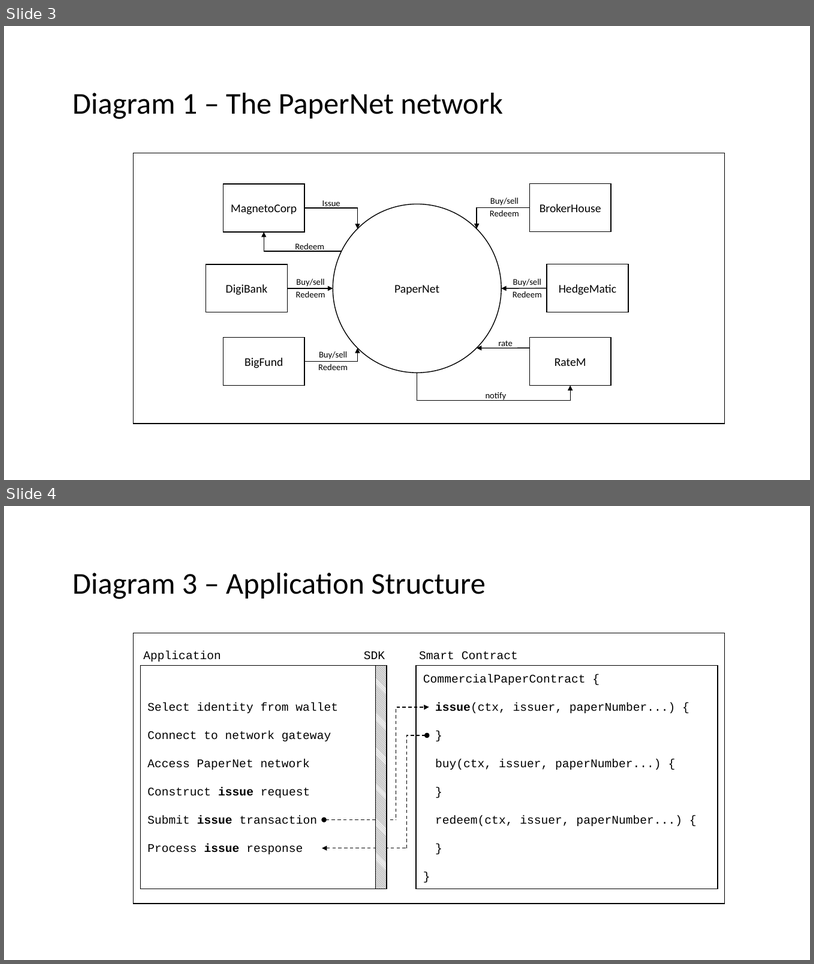
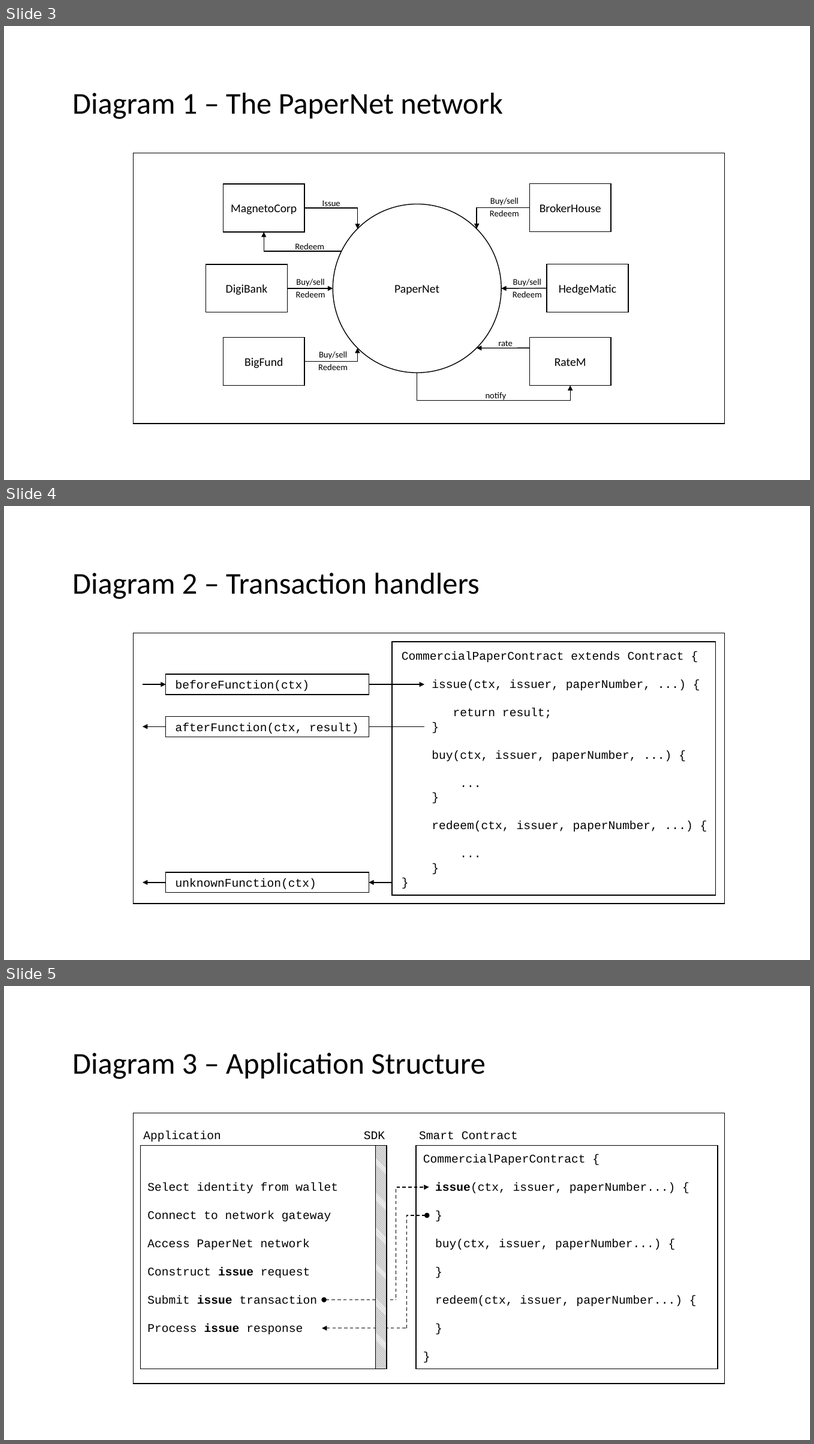
Before and after one commit to hyperledger/fabric, a slide deck: docs/source/developapps/diagrams.pptx. Shown one above the other, each under a label of ours: slides 3 and 4 before the commit, slides 3, 4 and 5 after it. The pictures are 814x964 and 814x1444 pixels, drawn with LibreOffice and Linux fonts; fonts in the diff are those of the drawing. Boxes give left, top, right and bottom in pixels: in the first picture for what was removed or moved away, otherwise in the second. Text is boxed around its words. In the diff, an @@ line names an element or a change of style, - is before the commit and + after.

Commit message:
FAB-11840 Developing Apps: Transaction Handlers

```diff
--- a/docs/source/developapps/diagrams.pptx
+++ b/docs/source/developapps/diagrams.pptx
@@ slide 4 added at bbox=[4, 506, 810, 960], background #FFFFFF @@
@@ text added at bbox=[72, 573, 479, 599], 36 pt, text #000000 @@
+Diagram 2 – Transaction handlers
@@ rectangle added at bbox=[134, 633, 725, 903], outline #000000 1 pt @@
@@ rectangle added at bbox=[392, 642, 716, 895], fill #FFFFFF, outline #000000 1 pt, 14 pt, text #000000 @@
+CommercialPaperContract extends Contract {
+  issue(ctx, issuer, paperNumber, ...) {
+  return result;
+  }
+  buy(ctx, issuer, paperNumber, ...) {
+  ...
+  }
+  redeem(ctx, issuer, paperNumber, ...) {
+  ...
+  }
+}
@@ arrow added from (143, 684) to (166, 684), #000000 1 pt @@
@@ rectangle added at bbox=[166, 674, 369, 695], fill #FFFFFF, outline #000000 1 pt, 14 pt, text #000000 @@
+beforeFunction(ctx)
@@ arrow added from (364, 684) to (425, 684), #000000 1 pt @@
@@ rectangle added at bbox=[166, 717, 369, 737], fill #FFFFFF, outline #000000 1 pt, 14 pt, text #000000 @@
+afterFunction(ctx, result)
@@ arrow added from (166, 726) to (143, 726), #000000 1 pt @@
@@ arrow added from (425, 726) to (364, 726), #000000 1 pt @@
@@ arrow added from (166, 882) to (143, 882), #000000 1 pt @@
@@ rectangle added at bbox=[166, 872, 369, 892], fill #FFFFFF, outline #000000 1 pt, 14 pt, text #000000 @@
+unknownFunction(ctx)
@@ arrow added from (392, 882) to (369, 882), #000000 1 pt @@
@@ what was slide 4 is now slide 5 @@
```
Also in this commit, not shown: 2 other files.
